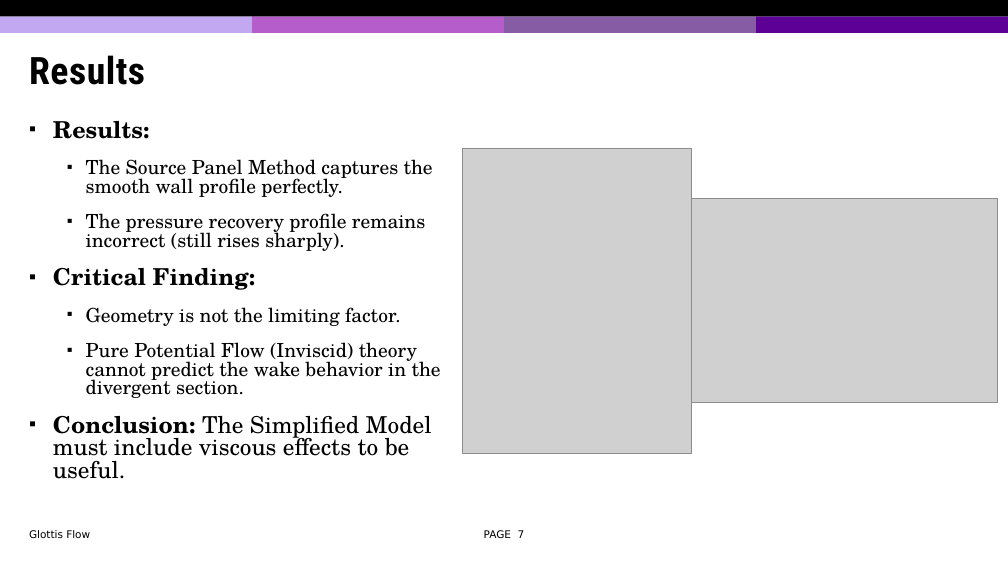
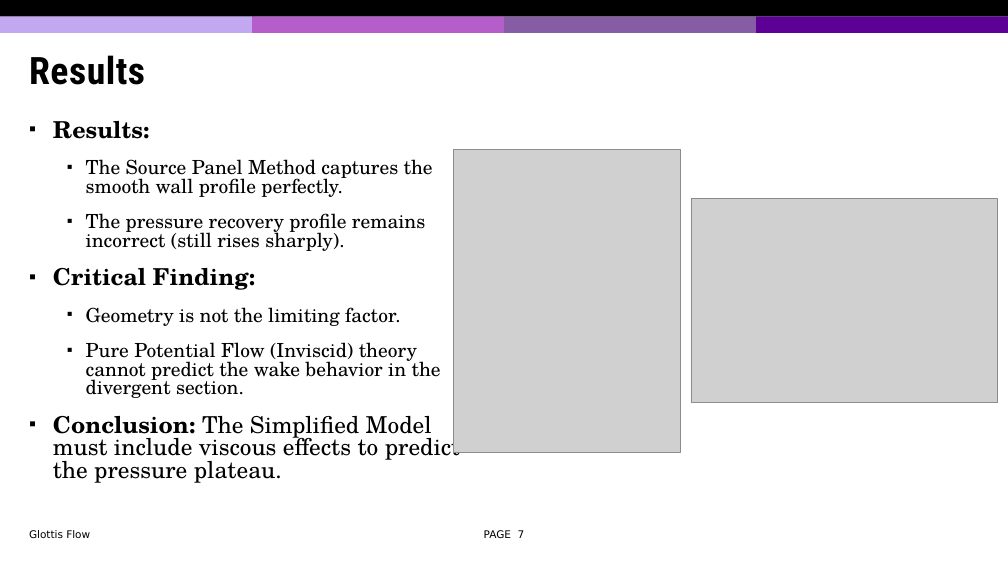
Before and after one commit to jiangdizhu/ME662-Project, a slide deck: slide 7 of ME662_Project_Presentation_JD.pptx. Drawn at 1008x567 pixels with LibreOffice and Linux fonts; fonts in the diff are those of the drawing; grey boxes stand for pictures; background and template pictures are left out. Boxes give left, top, right and bottom in pixels: in the first picture for what was removed or moved away, otherwise in the second. Text is boxed around its words. In the diff, an @@ line names an element or a change of style, - is before the commit and + after.

```diff
--- a/ME662_Project_Presentation_JD.pptx
+++ b/ME662_Project_Presentation_JD.pptx
@@ picture: place and size @@
-picture at [463,148,691,453]
+picture at [454,150,681,453]
@@ text at [53,416,460,483]: text changed @@
-▪ Conclusion: The Simplified Model must include viscous effects to be useful.
+▪ Conclusion: The Simplified Model must include viscous effects to predict the pressure plateau.
```
Also in this commit, not shown: 1 other slide changed, 3 slides removed, 1 other file.
